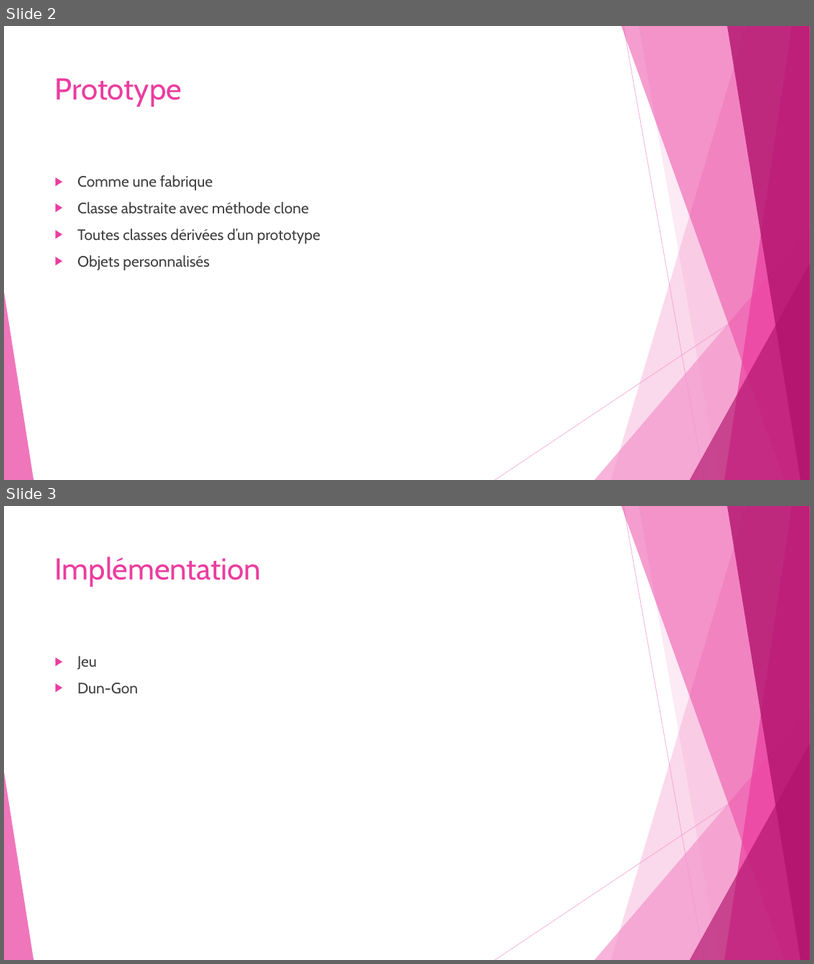
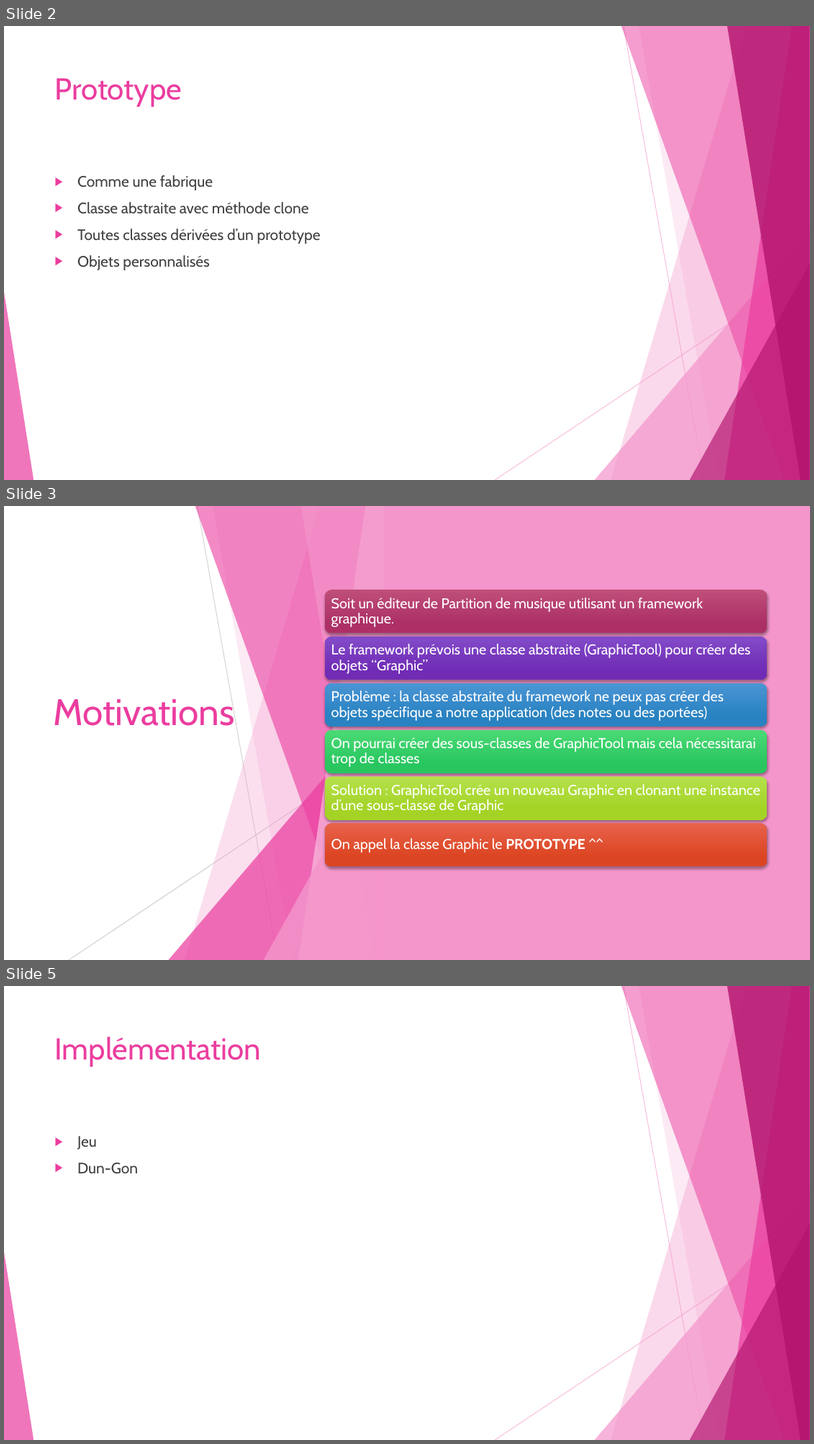
Before and after one commit to djaquet5/MCR-Prototype, a slide deck: Prototype-kyun.pptx. Shown one above the other, each under a label of ours: slides 2 and 3 before the commit, slides 2, 3 and 5 after it; the slides between them are not shown. The pictures are 814x964 and 814x1444 pixels, drawn with LibreOffice and Linux fonts; fonts in the diff are those of the drawing. Boxes give left, top, right and bottom in pixels: in the first picture for what was removed or moved away, otherwise in the second. Text is boxed around its words. In the diff, an @@ line names an element or a change of style, - is before the commit and + after.

Commit message:
update presentation

```diff
--- a/Prototype-kyun.pptx
+++ b/Prototype-kyun.pptx
@@ slide 3 added at (4,506,810,960), background #FFFFFF; not listed: 10 template elements that a slide beside it also shows @@
@@ rectangle added at (4,506,810,960), fill #FFFFFF @@
@@ rectangle added at (384,506,810,960), fill #F496CB @@
@@ title added at (53,695,235,726), 44 pt, text #EB3D9F @@
+Motivations
@@ group added at (69,506,384,960): 5 freeform shapes, 2 lines, 2 triangles @@
@@ group added at (325,590,768,867): 6 rounded rectangles, 6 texts @@
+Soit un éditeur de Partition de musique utilisant un framework graphique.
+Le framework prévois une classe abstraite (GraphicTool) pour créer des objets “Graphic”
+Problème : la classe abstraite du framework ne peux pas créer des objets spécifique a notre application (des notes ou des portées)
+On pourrai créer des sous-classes de GraphicTool mais cela nécessitarai trop de classes
+Solution : GraphicTool crée un nouveau Graphic en clonant une instance d’une sous-classe de Graphic
+On appel la classe Graphic le PROTOTYPE ^^
@@ what was slide 3 is now slide 5 @@
```
Also in this commit, not shown: 2 other slides added, 1 other file.
